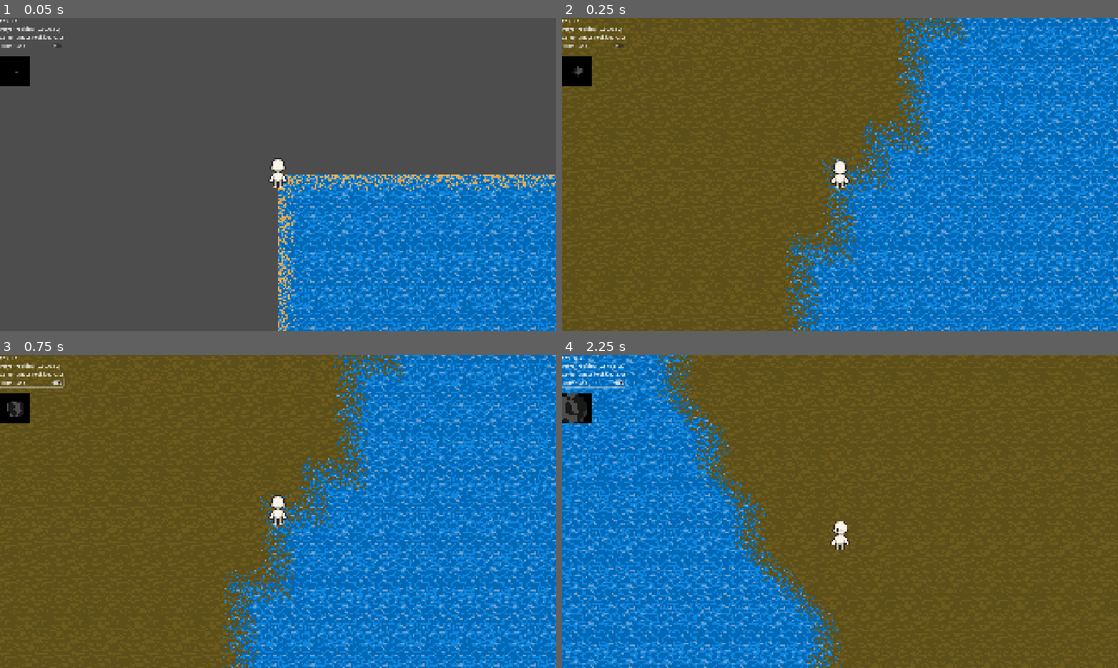
Above: before the commit, frames 1-4 (two rows, left to right).
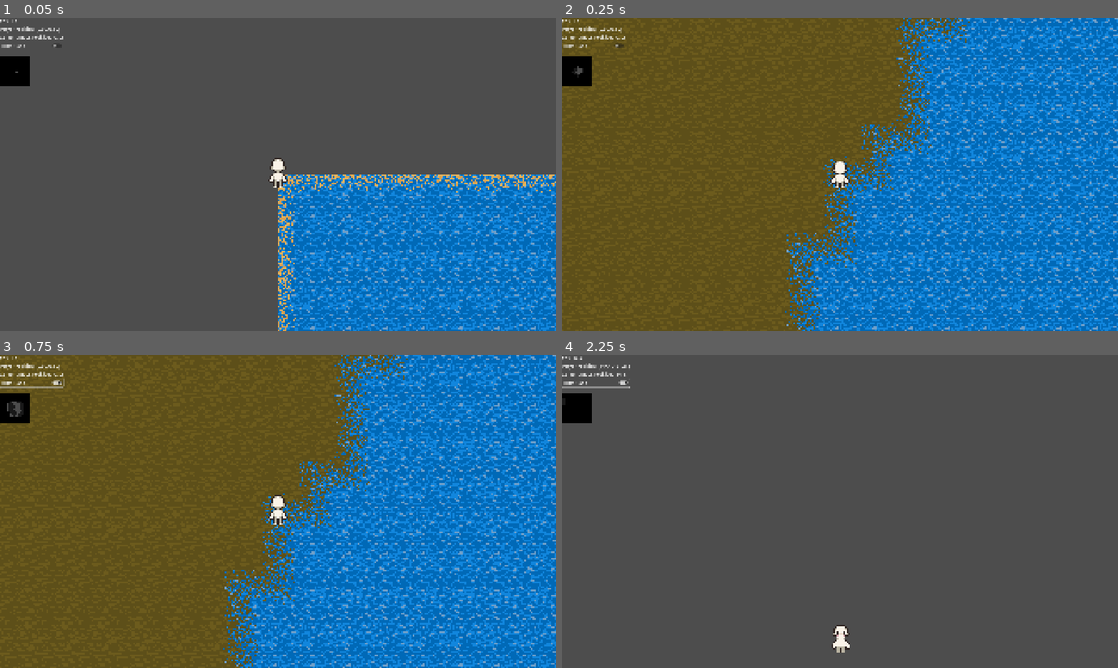
Above: after the commit, the same moments.

Repository: zzxn/rim-lab
Game: Godot game, scene res://scenes/main.tscn
Two runs of this game, one before a commit and one after it. Both use one fixed random seed, a clock stepped at 60 frames per second and the inputs below. The engine's default icon, where the game draws it, is replaced by a stand-in: a white triangle on a blue panel in a dark square.
Inputs (mouse positions are in pixels of both pictures, inside the frame that each line leads up to):
- Up to frame 1 (0.05 s): no input
- Up to frame 2 (0.25 s): no input
- Up to frame 3 (0.75 s): click "Hint Block" at 0.5 s
- Up to frame 4 (2.25 s): move the mouse to (962, 495) at 1.27 s; hold D (move_right) 1.28-2.03 s; hold Mouse wheel up (zoom_in) 1.28-2.03 s; move the mouse to (728, 527) at 2.02 s; hold S (move_down) from 2.03 s (still down); tap Mouse wheel down (zoom_out) at 2.1 s

Frame 1 is identical in both runs. In frame 2, 2.7% of the frame differs, in the area x 40-74%, y 0-100%; in frame 3, 2.7%; in frame 4, 100%, in the area x 0-100%, y 0-100%.

Commit message:
feat: resolve brush display problem at far position and optimize terrain generation queue speed

Diff:
--- a/project.godot
+++ b/project.godot
@@ -12,7 +12,7 @@
 
 config/name="Rim Lab"
 run/main_scene="res://scenes/main.tscn"
-config/features=PackedStringArray("4.4", "Mobile")
+config/features=PackedStringArray("4.5", "Mobile")
 config/icon="res://icon.svg"
 
 [autoload]
--- a/scenes/main.tscn
+++ b/scenes/main.tscn
@@ -17,7 +17,7 @@
 player = NodePath("Player")
 
 [node name="Player" parent="." instance=ExtResource("2_jyhfs")]
-speed = 1000
+speed = 5000
 
 [node name="HUD" type="CanvasLayer" parent="."]
 
--- a/scripts/game_controller.gd
+++ b/scripts/game_controller.gd
@@ -19,6 +19,7 @@
 var curr_block_pos_list = []
 var curr_block_dict: Dictionary = {}
 var generate_task_dict: Dictionary = {} # key: block_pos, value: task_id
+var required_block_pos_list = []
 
 const LOAD_DISTANCE = 8
 
@@ -28,7 +29,7 @@
 
 const MAX_PLAYER_POS_LIMIT = 8000 * Globals.M
 
-const BLOCK_ENTER_SCENE_TIME_GAP = 0.01
+const BLOCK_ENTER_SCENE_TIME_GAP = 0.001
 var block_enter_timeout = 0.0
 
 var block_enter_scene_queue = []
@@ -60,7 +61,6 @@
 		#Image.load_from_file("res://sprites/grass2.png").get_region(Rect2i(Vector2i(0, 0) * 32, Vector2i(32, 32))),
 		#Image.load_from_file("res://sprites/outdoor.png").get_region(Rect2i(Vector2i(6, 16) * 32, Vector2i(32, 32))),
 	#])
-	terrain_tile_map_layer.tile_set
 	var mat := terrain_tile_map_layer.material as ShaderMaterial
 	mat.set_shader_parameter("terrain_textures", texture_2d_array)
 
@@ -71,7 +71,7 @@
 	process_terrain_texture(delta)
 
 
-func load_unload_blocks(delta: float):
+func load_unload_blocks(_delta: float):
 	var player_position := player.position if player else Vector2.ZERO
 	var curr_block_pos = global_to_block_pos(player_position)
 	if last_block_pos and curr_block_pos == last_block_pos:
@@ -79,7 +79,7 @@
 	last_block_pos = curr_block_pos
 	EventBus.current_block_position.emit(curr_block_pos)
 
-	var required_block_pos_list := []
+	required_block_pos_list.clear()
 	for dy in range(-LOAD_DISTANCE, LOAD_DISTANCE+1):
 		for dx in range(-LOAD_DISTANCE, LOAD_DISTANCE+1):
 			required_block_pos_list.append(Vector2i(curr_block_pos.x + dx, curr_block_pos.y + dy))
@@ -102,19 +102,22 @@
 func process_block_enter_queue(delta: float):
 	# add blocks to scenes
 	block_enter_timeout = max(block_enter_timeout - delta, 0)
-	if block_enter_timeout <= 0 and block_enter_scene_queue:
-		block_enter_timeout += BLOCK_ENTER_SCENE_TIME_GAP
+	while block_enter_timeout <= 0 and block_enter_scene_queue:
 		var block = block_enter_scene_queue.pop_front()
 		if block.block_pos in curr_block_dict:
 			push_warning("block already generated...", str(block.block_pos))
+		elif block.block_pos not in required_block_pos_list:
+			# push_warning("block is not needed anymore")
+			pass
 		else:
+			block_enter_timeout += BLOCK_ENTER_SCENE_TIME_GAP
 			# print_debug("add_child(block)", str(block.block_pos))
 			curr_block_dict[block.block_pos] = block
 			blocks_parent.add_child(block)
 			generate_task_dict.erase(block.block_pos)
 
 
-func process_terrain_texture(delta: float):
+func process_terrain_texture(_delta: float):
 	visible_terrian_image.fill(Color(0, 0, 0, 1))
 	for dy in range(-ACTIVE_DISTANCE, ACTIVE_DISTANCE+1):
 		for dx in range(-ACTIVE_DISTANCE, ACTIVE_DISTANCE+1):
--- a/shaders/tile.gdshader
+++ b/shaders/tile.gdshader
@@ -25,7 +25,7 @@
 		vec2 distort = vec2(0.0);
 		switch (bend_type) {
 			case 1: // brush
-				distort += vec2(random(round(world_position))) - 0.5;
+				distort += vec2(random(round( fract(world_position / 320.0) * 320.0 ))) - 0.5;
 				break;
 			case 2: // hand-draw
 				distort +=  (texture(noise, world_position * 0.001).rg - 0.5);
Not shown: 1 places in shaders/block.tres that only renumber resources
